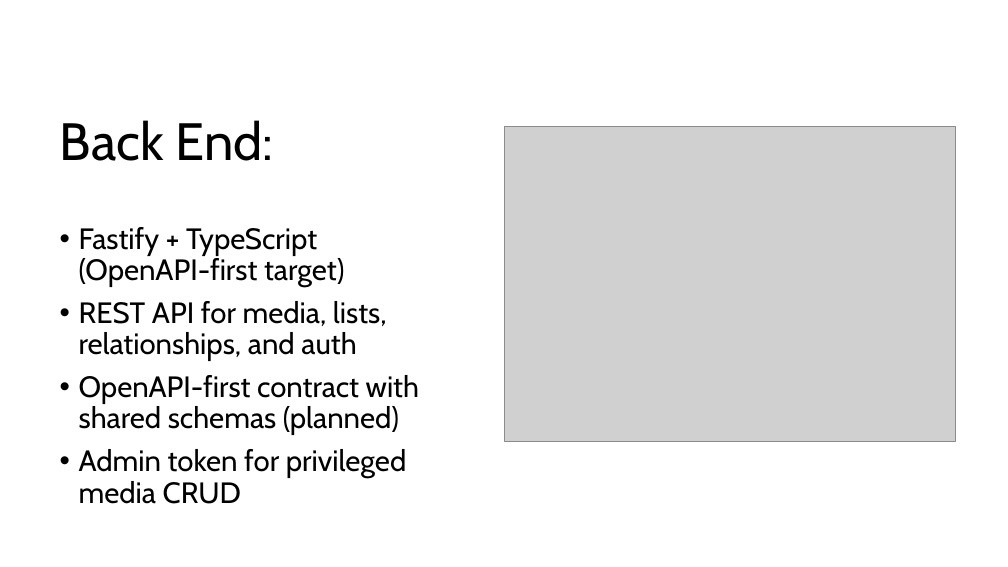
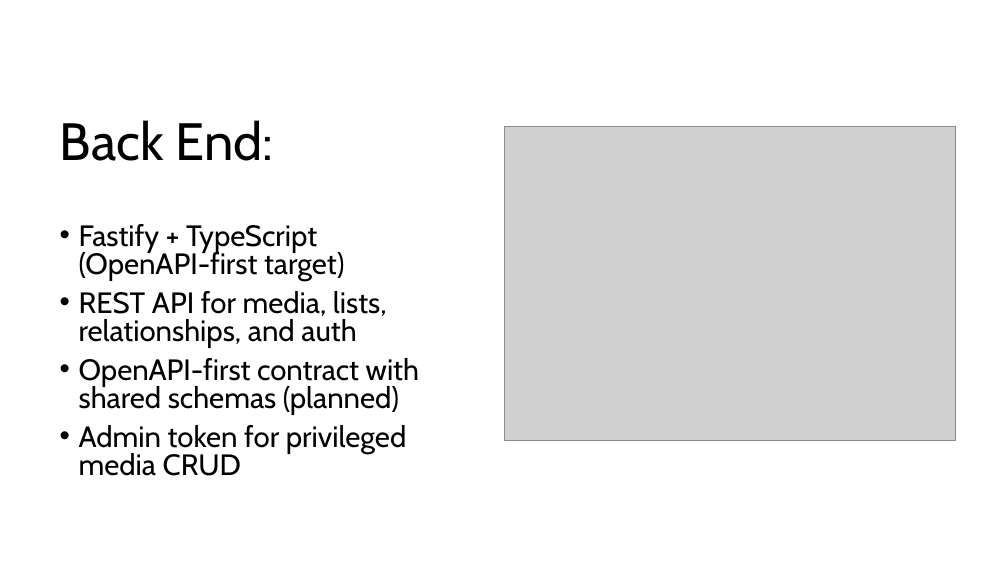
Before and after one commit to rabiddoughnuts/OmniMedia, a slide deck: slide 6 of docs/OmniMediaTrak.pptx. Drawn at 1008x567 pixels with LibreOffice and Linux fonts; fonts in the diff are those of the drawing; grey boxes stand for pictures. Boxes give left, top, right and bottom in pixels: in the first picture for what was removed or moved away, otherwise in the second. Text is boxed around its words. In the diff, an @@ line names an element or a change of style, - is before the commit and + after.

```diff
--- a/docs/OmniMediaTrak.pptx
+++ b/docs/OmniMediaTrak.pptx
@@ text "Fastify + TypeScript (OpenAPI-first target)" at box(79, 224, 419, 476): line spacing 0.9 to 0.8 @@
```
Also in this commit, not shown: 3 other slides changed, 2 other files.
